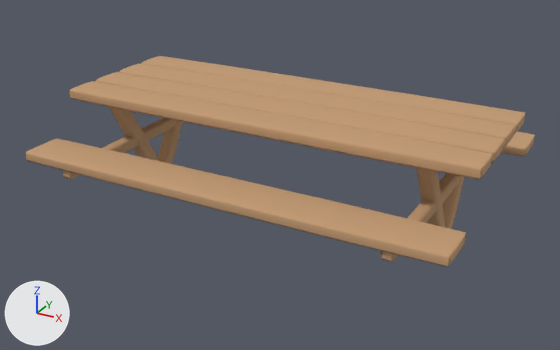
What one commit did to the OBJ model assets/meshes/PrimeCutTable.obj.
One viewpoint serves both versions: a camera (50 mm lens) standing at (9.68, -18.03, 9.96) and looking at (-0.07, -0.3, 1.1). Lighting does not change. The marker at lower left points along +X, +Y and +Z. The older version comes first. Where no turn or scale is listed for an object, it has been applied to the vertices.

Objects in the first picture: 'Wood'.
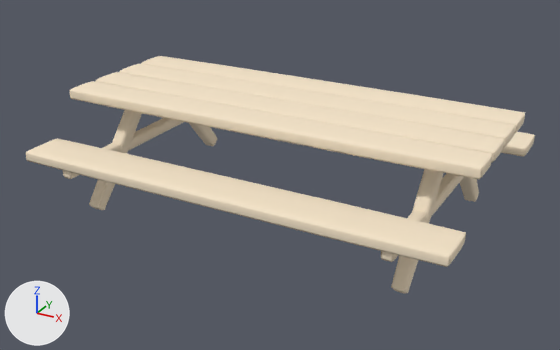
Commit message: Picnic tables stand on their legs: Hot Potato's and Prime Cut's legs were tilted the wrong way

Location of each change, (x1, y1, x2, y2) in pixels of the pictures (560 x 350 px; the box of a moved part takes in the faces that stretch with it):
'Wood', recoloured, reshaped (brown to beige, 13% taller): before (26, 56, 535, 267); after (26, 56, 535, 294)
part 1 of me_wood, moved or reshaped: before (158, 121, 183, 164); after (189, 123, 217, 146)
part 2 of me_wood, moved or reshaped: before (109, 107, 159, 161); after (89, 110, 142, 210)
part 3 of me_wood, moved or reshaped: before (442, 176, 464, 229); after (460, 177, 479, 202)
part 4 of me_wood, moved or reshaped: before (417, 168, 445, 227); after (391, 169, 443, 294)

Edits to the bpy script that builds the scene:
```text
Change mat_wood:
    mat_wood.base_color: (0.549, 0.329, 0.173) -> (0.922, 0.784, 0.588)  # brown #c49b73 -> beige #f6e5ca
Change me_wood:
    used by ob_wood; location = (0.0, 0.0, 0.0)
    remove me_wood.from_pydata(...)  # 672 vertices, 1296 faces; spans x -6.0..6.0, y -4.1..4.1, z -0.03..3.28
    add me_wood.from_pydata(...)  # 672 vertices, 1296 faces; spans x -6.0..6.0, y -4.1..4.1, z 0.04..3.28
    me_wood part 1: the loose piece of 56 vertices spanning x -4.81..-4.39, y -0.07..1.97, z -0.03..3.13 is multiplied about its middle by the matrix ((1.0, 0.0, 0.0), (0.0, 0.305, -1.004), (0.0, 0.984, 0.419)), then moved by (0.0, 0.8, 0.08)
    me_wood part 2: the loose piece of 56 vertices spanning x -4.81..-4.39, y -1.97..0.07, z -0.03..3.13 is multiplied about its middle by the matrix ((1.0, 0.0, 0.0), (0.0, 0.305, 1.004), (0.0, -0.984, 0.419)), then moved by (0.0, -0.8, 0.08)
    me_wood part 3: the loose piece of 56 vertices spanning x 4.39..4.81, y -0.07..1.97, z -0.03..3.13 is multiplied about its middle by the matrix ((1.0, 0.0, 0.0), (0.0, 0.305, -1.004), (0.0, 0.984, 0.419)), then moved by (0.0, 0.8, 0.08)
    me_wood part 4: the loose piece of 56 vertices spanning x 4.39..4.81, y -1.97..0.07, z -0.03..3.13 is multiplied about its middle by the matrix ((1.0, 0.0, 0.0), (0.0, 0.305, 1.004), (0.0, -0.984, 0.419)), then moved by (0.0, -0.8, 0.08)
```
